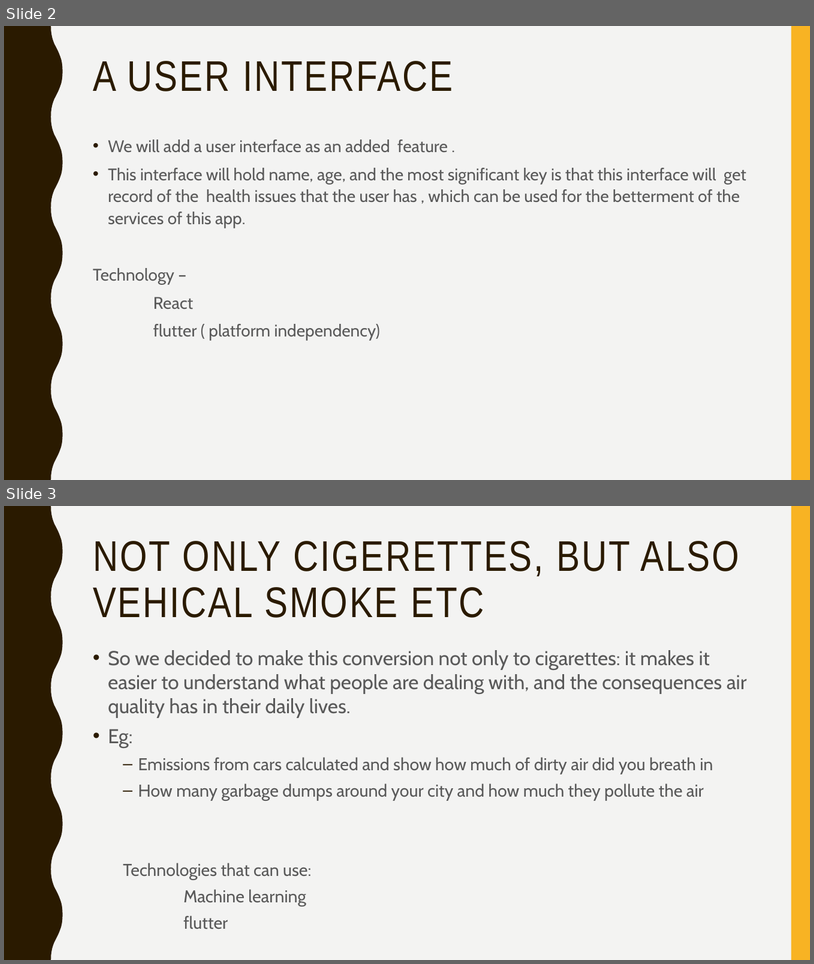
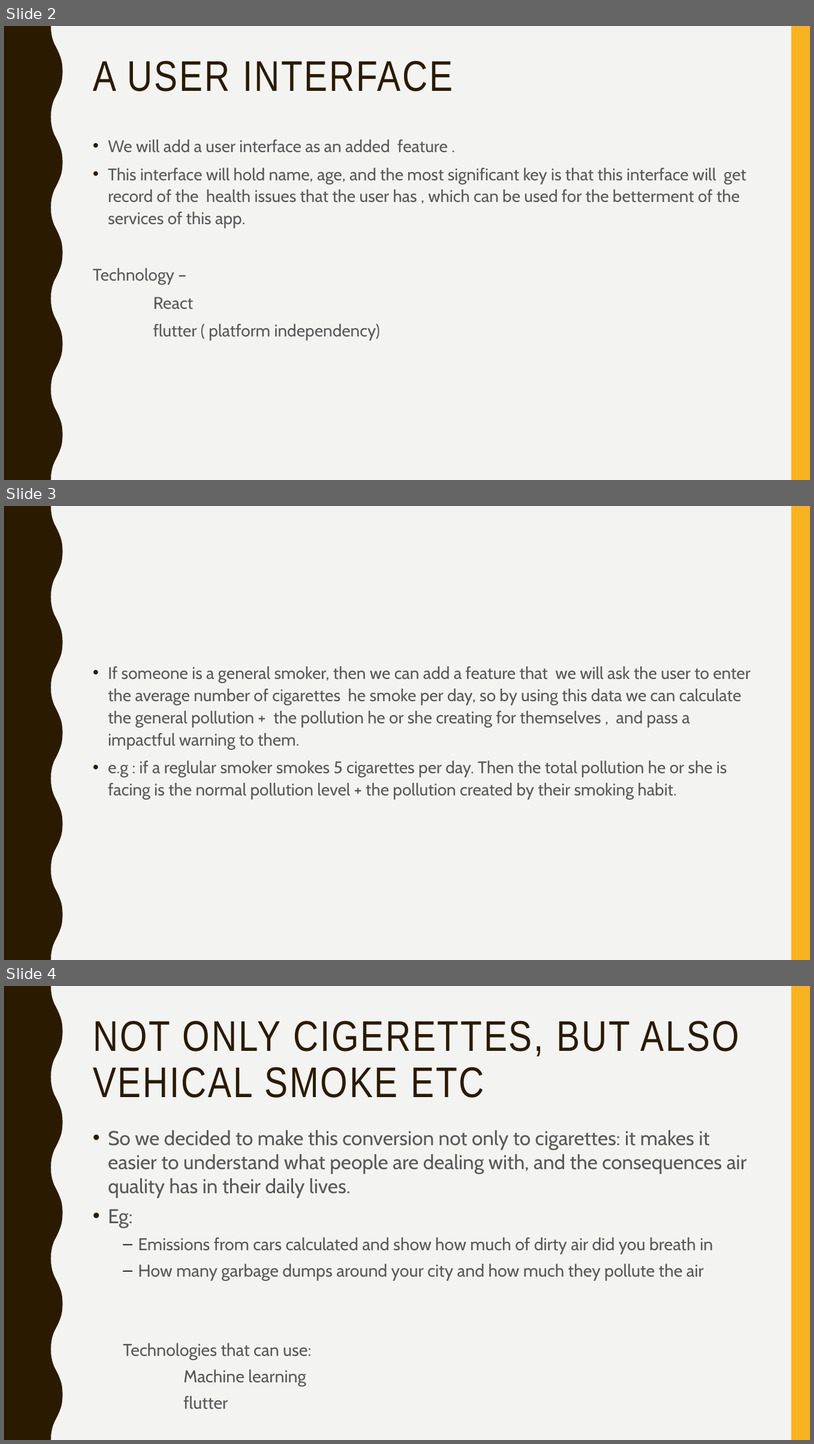
Before and after one commit to MichelleFdo/pre-hacktober-fest, a slide deck: shoot i smoke.pptx. Shown one above the other, each under a label of ours: slides 2 and 3 before the commit, slides 2, 3 and 4 after it. The pictures are 814x964 and 814x1444 pixels, drawn with LibreOffice and Linux fonts; fonts in the diff are those of the drawing. Boxes give left, top, right and bottom in pixels: in the first picture for what was removed or moved away, otherwise in the second. Text is boxed around its words. In the diff, an @@ line names an element or a change of style, - is before the commit and + after.

Commit message:
nim2

```diff
--- a/shoot i smoke.pptx
+++ b/shoot i smoke.pptx
@@ slide 3 added at [4, 506, 810, 960], background #F3F3F2; not listed: 2 template elements that a slide beside it also shows @@
@@ text added at [108, 666, 750, 799], 20 pt, text #595959 @@
+• If someone is a general smoker, then we can add a feature that we will ask the user to enter the average number of cigarettes he smoke per day, so by using this data we can calculate the general pollution + the pollution he or she creating for themselves , and pass a impactful warning to them.
+• e.g : if a reglular smoker smokes 5 cigarettes per day. Then the total pollution he or she is facing is the normal pollution level + the pollution created by their smoking habit.
@@ what was slide 3 is now slide 4 @@
```
